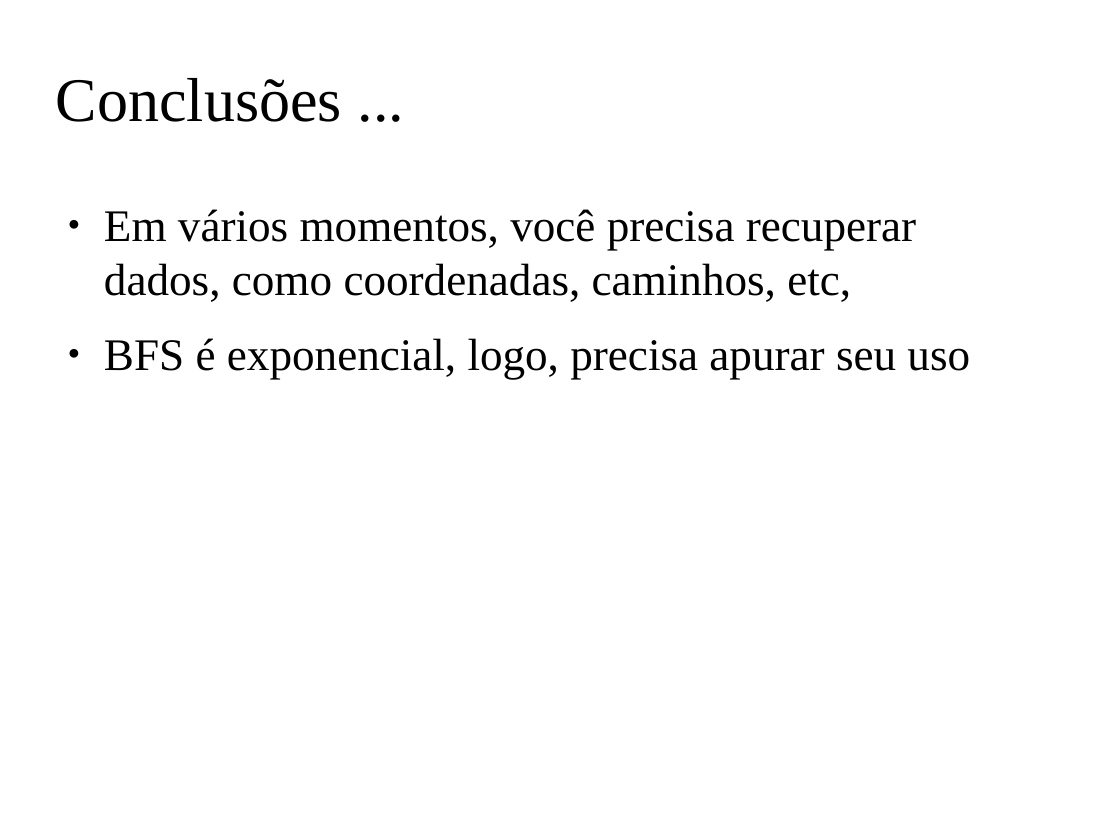
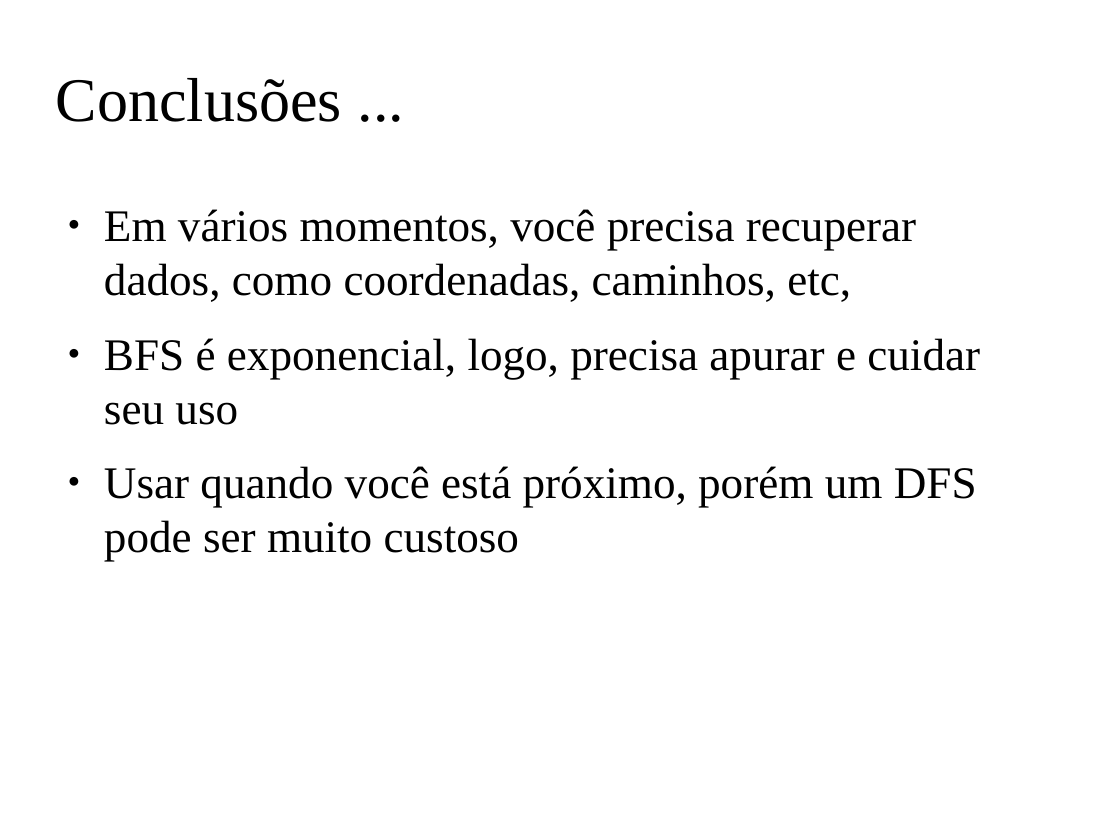
Before and after one commit to claudiosa/CCS, a slide deck: slide 16 of picat/YOUTUBE_BFS_PICAT/slides_bfs.odp (slide 12 before the commit). Drawn at 1120x840 pixels with LibreOffice and Linux fonts; fonts in the diff are those of the drawing; background and template pictures are left out. Boxes give left, top, right and bottom in pixels: in the first picture for what was removed or moved away, otherwise in the second. Text is boxed around its words. In the diff, an @@ line names an element or a change of style, - is before the commit and + after.

```diff
--- a/picat/YOUTUBE_BFS_PICAT/slides_bfs.odp
+++ b/picat/YOUTUBE_BFS_PICAT/slides_bfs.odp
@@ text at <box>104,338,980,562</box>: text changed @@
-● BFS é exponencial, logo, precisa apurar seu uso
+● BFS é exponencial, logo, precisa apurar e cuidar seu uso
+● Usar quando você está próximo, porém um DFS pode ser muito custoso
```
Also in this commit, not shown: 8 other slides changed, 5 slides added, 1 slide removed, 2 other files.
